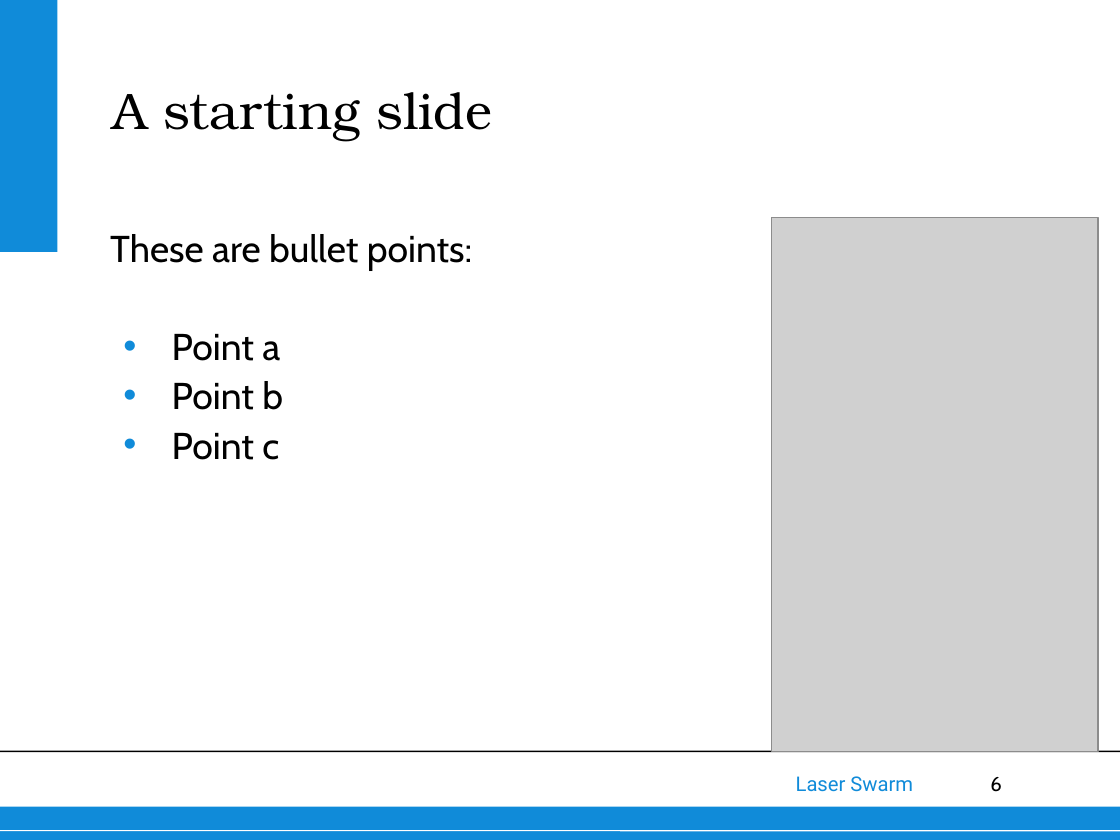
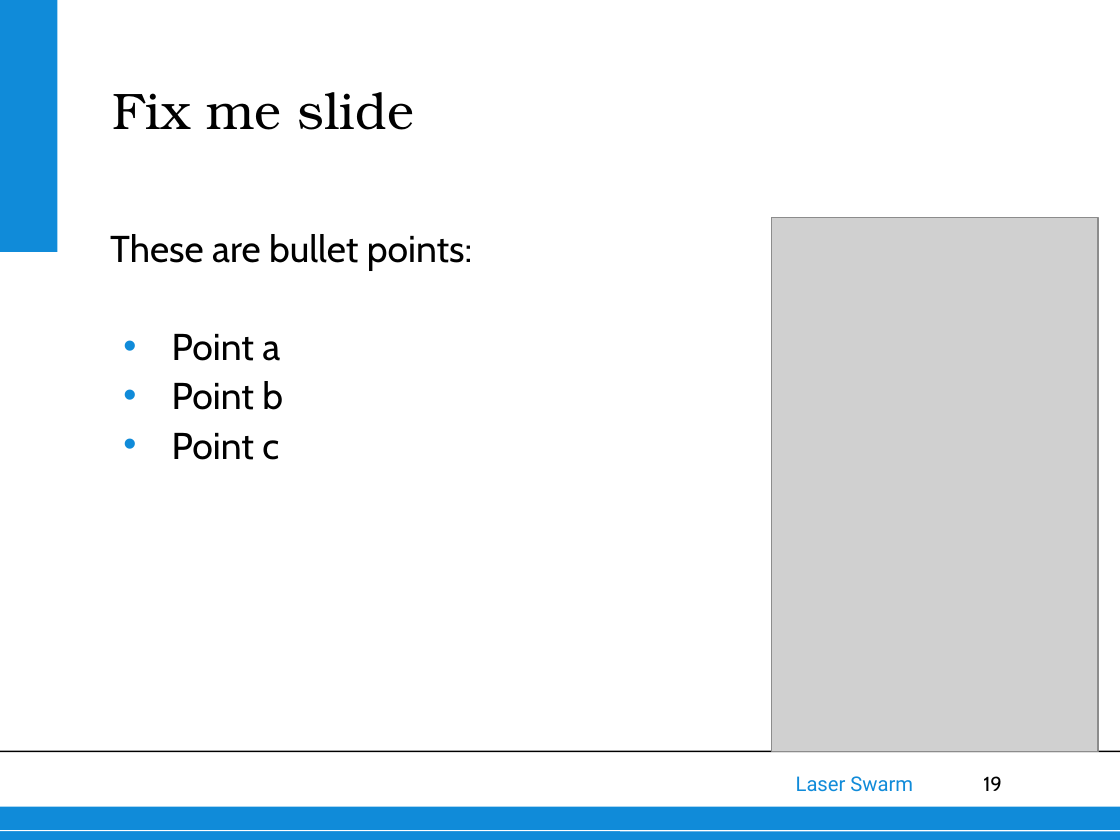
Before and after one commit to thewisenerd/laser-swarm, a slide deck: slide 19 of finalPresentation/FinalPresentation.ppt (slide 6 before the commit). Drawn at 1120x840 pixels with LibreOffice and Linux fonts; fonts in the diff are those of the drawing; grey boxes stand for pictures; background and template pictures are left out. Boxes give left, top, right and bottom in pixels: in the first picture for what was removed or moved away, otherwise in the second. Text is boxed around its words. In the diff, an @@ line names an element or a change of style, - is before the commit and + after.

```diff
--- a/finalPresentation/FinalPresentation.ppt
+++ b/finalPresentation/FinalPresentation.ppt
@@ title at [112,92,414,130]: text changed @@
-A starting slide
+Fix me slide
@@ page number at [983,776,1002,791]: text changed @@
-6
+19
```
Also in this commit, not shown: 6 other slides changed, 16 slides added, 1 slide removed.
